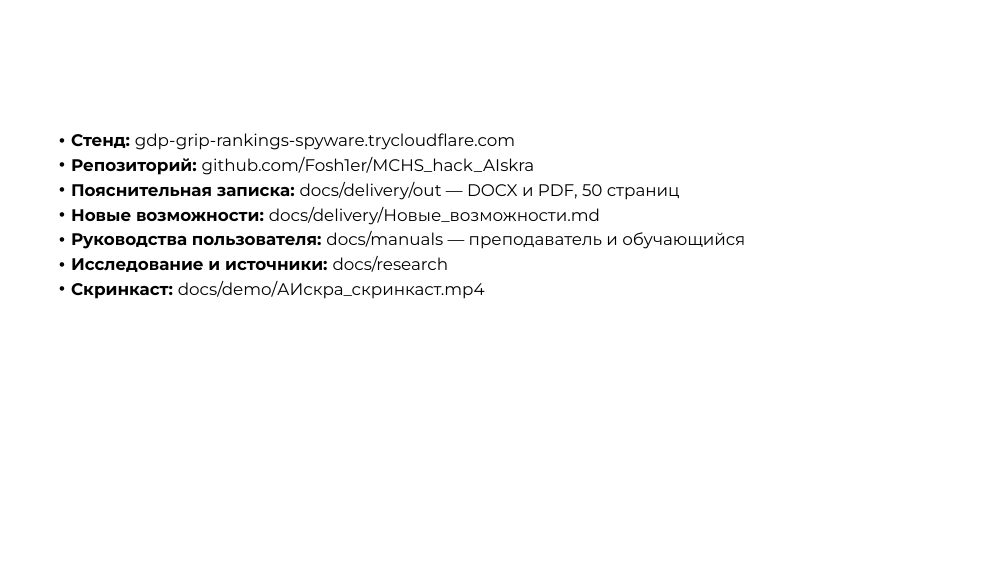
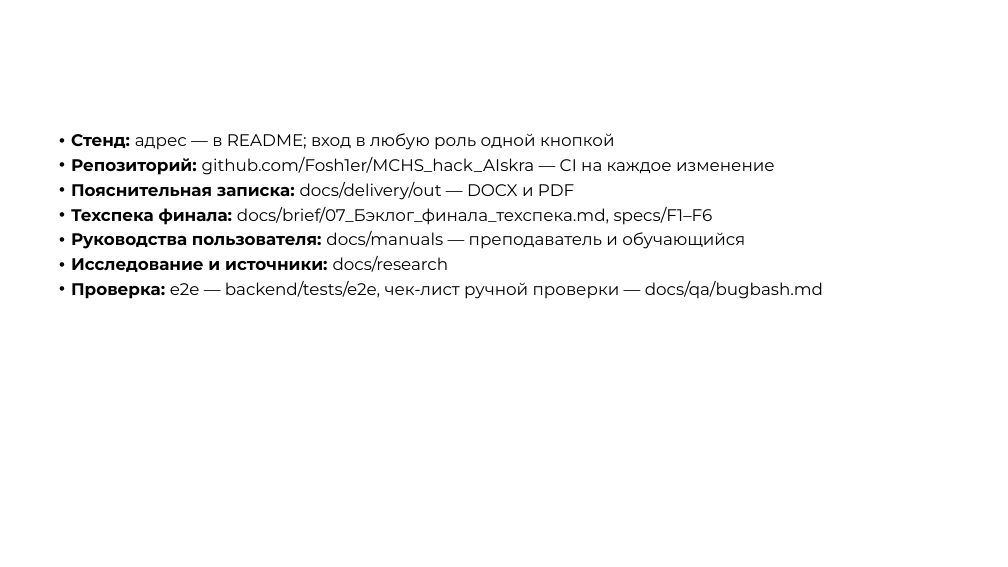
Before and after one commit to Fosh1er/MCHS_hack_AIskra, a slide deck: slide 19 of docs/presentation/АИскра_презентация_ЛЦТ2026.pptx (slide 18 before the commit). Drawn at 1008x567 pixels with LibreOffice and Linux fonts; fonts in the diff are those of the drawing; background and template pictures are left out. Boxes give left, top, right and bottom in pixels: in the first picture for what was removed or moved away, otherwise in the second. Text is boxed around its words. In the diff, an @@ line names an element or a change of style, - is before the commit and + after.

```diff
--- a/docs/presentation/АИскра_презентация_ЛЦТ2026.pptx
+++ b/docs/presentation/АИскра_презентация_ЛЦТ2026.pptx
@@ text at (71, 133, 775, 225): text changed @@
-• Стенд: gdp-grip-rankings-spyware.trycloudflare.com
-• Репозиторий: github.com/Fosh1er/MCHS_hack_AIskra
-• Пояснительная записка: docs/delivery/out — DOCX и PDF, 50 страниц
-• Новые возможности: docs/delivery/Новые_возможности.md
+• Стенд: адрес — в README; вход в любую роль одной кнопкой
+• Репозиторий: github.com/Fosh1er/MCHS_hack_AIskra — CI на каждое изменение
+• Пояснительная записка: docs/delivery/out — DOCX и PDF
+• Техспека финала: docs/brief/07_Бэклог_финала_техспека.md, specs/F1–F6
@@ text at (71, 281, 823, 299): text changed @@
-• Скринкаст: docs/demo/АИскра_скринкаст.mp4
+• Проверка: e2e — backend/tests/e2e, чек-лист ручной проверки — docs/qa/bugbash.md
```
Also in this commit, not shown: 5 other slides changed, 7 slides added, 5 other files.
